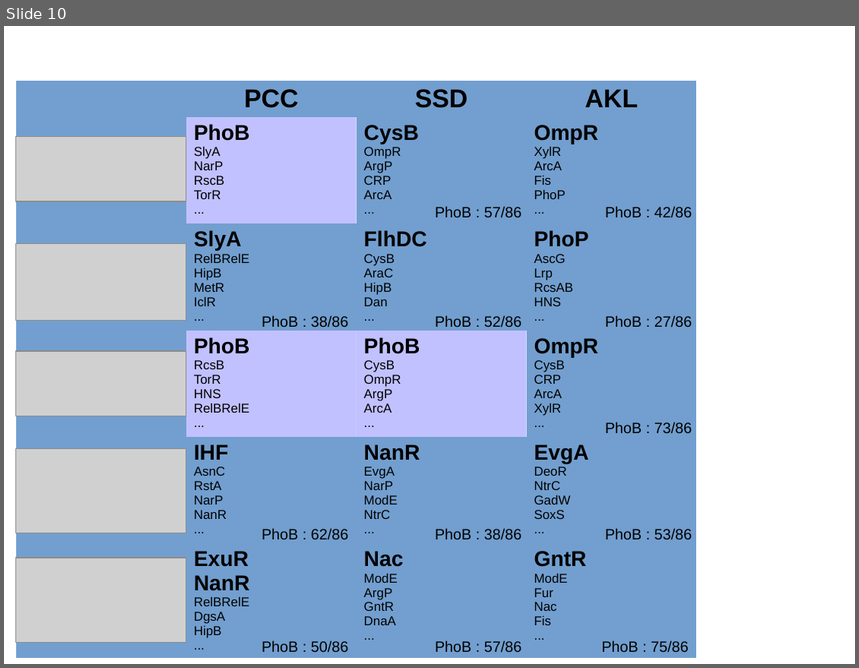
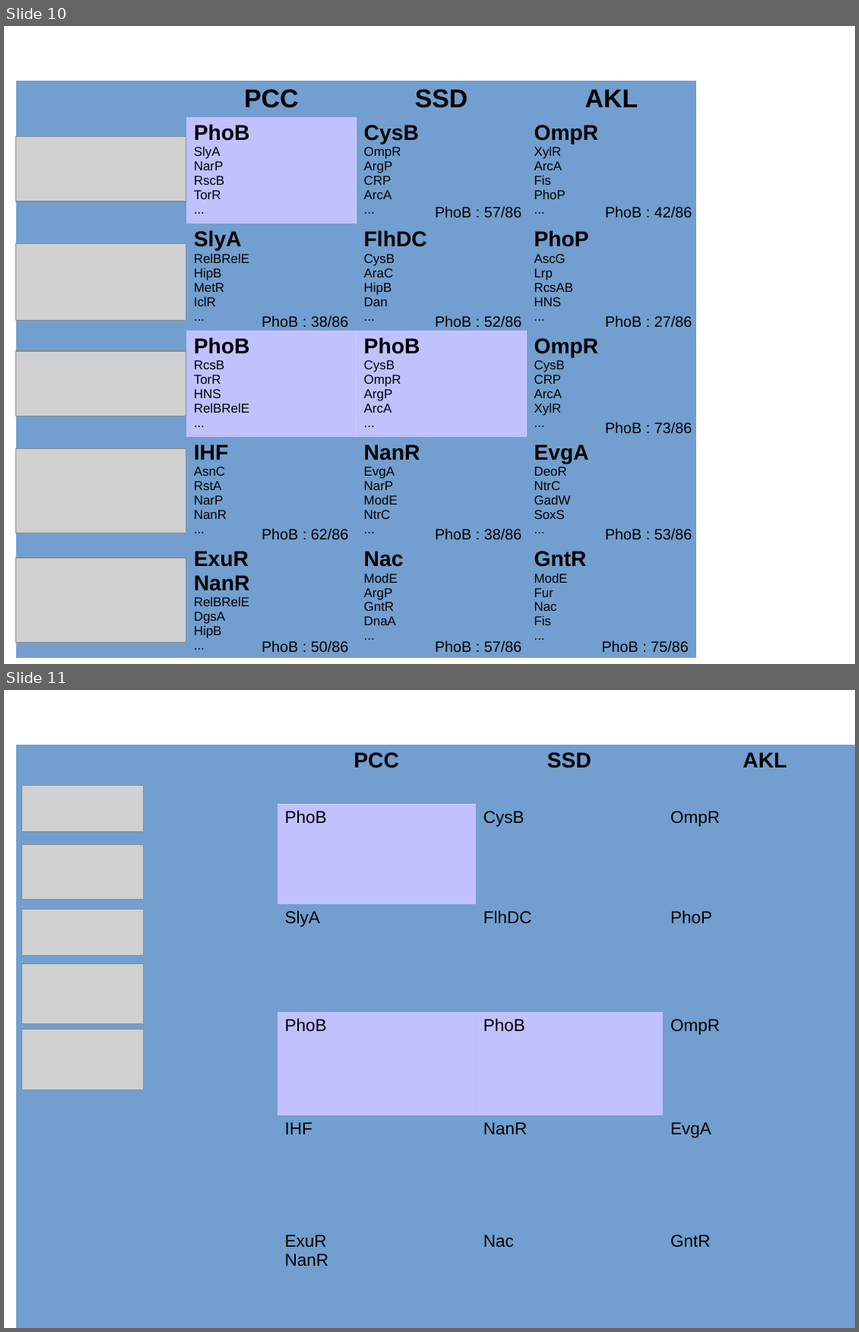
Before and after one commit to NikaAb/Projet-REGULON-GNOM, a slide deck: Presentation/Projet_Regulon_presentation.odp. Shown one above the other, each under a label of ours: slide 10 before the commit, slides 10 and 11 after it. The pictures are 859x668 and 859x1332 pixels, drawn with LibreOffice and Linux fonts; fonts in the diff are those of the drawing; grey boxes stand for pictures. Boxes give left, top, right and bottom in pixels: in the first picture for what was removed or moved away, otherwise in the second. Text is boxed around its words. In the diff, an @@ line names an element or a change of style, - is before the commit and + after.

```diff
--- a/Presentation/Projet_Regulon_presentation.odp
+++ b/Presentation/Projet_Regulon_presentation.odp
@@ slide 11 added at [4,690,855,1328], background #FFFFFF @@
@@ table added at [16,745,855,1328], 6 rows, 4 columns @@
+ | PCC | SSD | AKL
+ | PhoB | CysB | OmpR
+ | SlyA | FlhDC | PhoP
+ | PhoB | PhoB | OmpR
+ | IHF | NanR | EvgA
+ | ExuR / NanR | Nac | GntR
@@ picture added at [22,785,144,831] @@
@@ picture added at [22,844,144,899] @@
@@ picture added at [22,910,144,956] @@
@@ picture added at [22,964,144,1024] @@
@@ picture added at [22,1030,144,1090] @@
```
Also in this commit, not shown: 2 other files.
